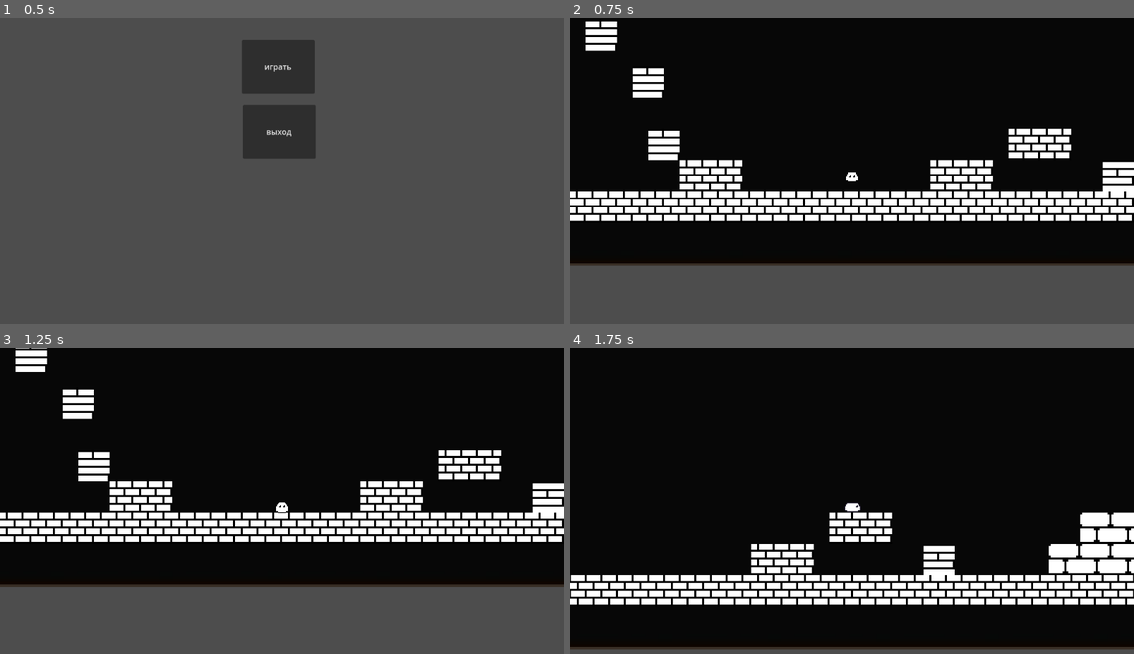
Above: before the commit, frames 1-4 (two rows, left to right).
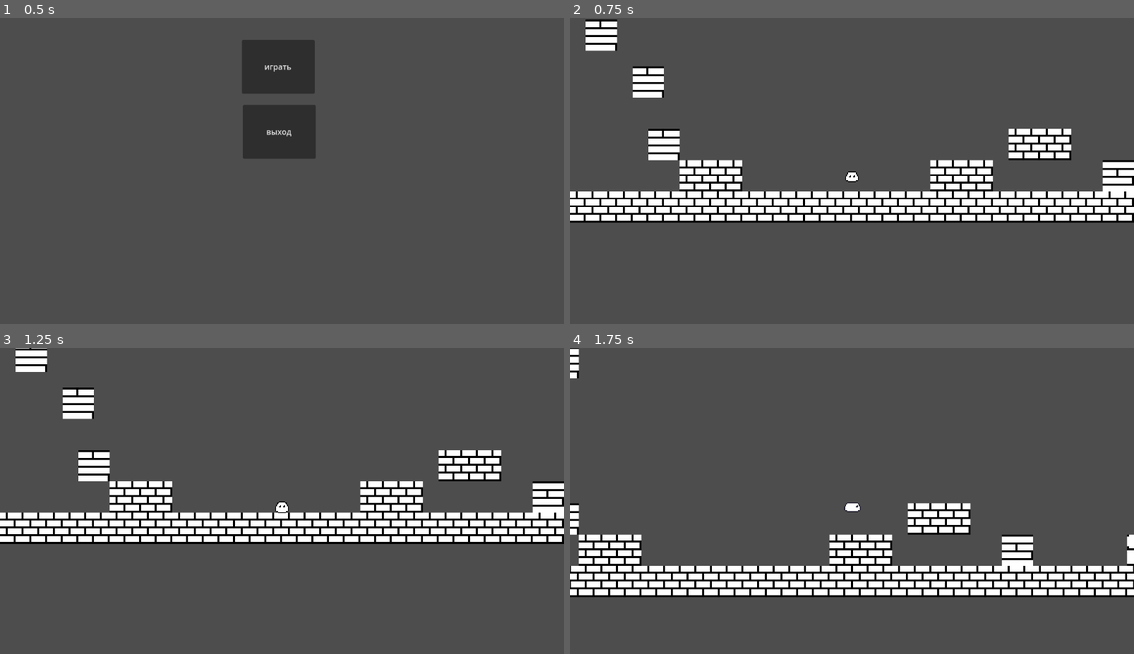
Above: after the commit, the same moments.

Repository: Praroditel/Proekt
Game: Godot game, scene res://control.tscn
Two runs of this game, one before a commit and one after it. Both use one fixed random seed, a clock stepped at 60 frames per second and the inputs below.
Inputs:
- Up to frame 1 (0.5 s): no input
- Up to frame 2 (0.75 s): click "играть" at 0.5 s
- Up to frame 3 (1.25 s): no input
- Up to frame 4 (1.75 s): tap Enter (ui_accept) at 1.25, 1.52 s; hold Right (ui_right) from 1.28 s (still down); hold Shift (shift) from 1.28 s (still down)

Frame 1 is identical in both runs. In frame 2, 65% of the frame differs, in the area x 0-100%, y 0-81%; in frame 3, 62%; in frame 4, 93%, in the area x 0-100%, y 0-99%.

Commit message:
Add files via upload

Diff:
--- a/да/Slime.tscn
+++ b/да/Slime.tscn
@@ -156,8 +156,3 @@
 position = Vector2(499, 224)
 sprite_frames = SubResource("SpriteFrames_4fnoy")
 animation = &"Влево ходьба"
-
-[node name="Timer" type="Timer" parent="."]
-wait_time = 2.47
-
-[connection signal="timeout" from="Timer" to="." method="_on_timer_timeout"]
--- a/да/character_body_2d.gd
+++ b/да/character_body_2d.gd
@@ -4,60 +4,39 @@
 const SPEED = 300.0
 const JUMP_VELOCITY = -350.0
 var anim2 = true
-var рывок = 20000
+var рывок = 2000
 var исп_рывок = true
 var rivok_direction = Vector2.ZERO
-var TIMER = false
 
-func _ready() -> void:
-	var TIMER2 = get_node("Timer")
-	TIMER2.timeout.connect(_on_timer_timeout)
+
+
 func _physics_process(delta: float) -> void:
 	if not is_on_floor():
 		velocity += get_gravity() * delta
 
-	var direction = Input.get_axis("ui_left", "ui_right")
+	var direction2 = Input.get_axis("ui_left", "ui_right")
+	if Input.is_action_pressed("ui_left"):
+		rivok_direction = Vector2.LEFT
+		velocity.x = direction2 * рывок
 
-
-
+	elif Input.is_action_pressed("ui_right"):
+		rivok_direction = Vector2.RIGHT
+		velocity.x = direction2 * рывок
 
 
 	if Input.is_action_just_pressed("ui_accept") and is_on_floor():
 		velocity.y = JUMP_VELOCITY
 
+
+	var direction := Input.get_axis("ui_left", "ui_right")
 	if direction:
 		velocity.x = direction * SPEED
 		anim.play("Ходьба")
 		anim2 = false
-		if direction == -1 and Input.is_action_pressed("shift") and исп_рывок == true:
-			rivok_direction = Vector2.LEFT
-			velocity.x = direction * рывок
-			исп_рывок = false
-			if TIMER == false:
-				$Timer.wait_time=1
-				$Timer.start()
-				TIMER = true
-			#if  исп_рывок == false:
-			#	get_tree().create_timer(2).timeout
-				#исп_рывок = true
-
-
-
-
-		if direction == 1 and Input.is_action_pressed("shift") and исп_рывок:
-			rivok_direction = Vector2.RIGHT
-			velocity.x = direction * рывок
-			исп_рывок = false
-			if TIMER == false:
-				$Timer.wait_time=3
-				$Timer.start()
-				TIMER = true
-			#await get_tree().create_timer(2).timeout
-			#исп_рывок = true
-
 	else:
 		velocity.x = move_toward(velocity.x, 0, SPEED)
 		anim2= true
+
 
 	if anim2:
 		anim.play("Стою")
@@ -65,15 +44,13 @@
 		$AnimatedSprite2D.flip_h = true
 	else:
 		$AnimatedSprite2D.flip_h = false
+	dach()
 	move_and_slide()
-func _on_timer_timeout() -> void:
-	if TIMER == true:
-	#	исп_рывок = true
-		print("GG")
+
+func dach():#рывок
+	if Input.is_action_just_pressed("shift") and исп_рывок :
+		velocity = rivok_direction.normalized() * 3000
+		исп_рывок = false
+		await get_tree().create_timer(2).timeout
+		print("5")
 		исп_рывок = true
-		TIMER = false
-
-
-	#if исп_рывок == false:
-	#	исп_рывок = true
-	#	print("GG")
--- a/да/node_2d.tscn
+++ b/да/node_2d.tscn
@@ -1,9 +1,8 @@
-[gd_scene load_steps=7 format=3 uid="uid://32h8438fgoq0"]
+[gd_scene load_steps=6 format=3 uid="uid://32h8438fgoq0"]
 
 [ext_resource type="Script" path="res://Mir.gd" id="1_o83cr"]
 [ext_resource type="Texture2D" uid="uid://5smd1wbwwtod" path="res://u+7kca.png" id="2_qt00n"]
 [ext_resource type="PackedScene" uid="uid://b3344ohd1675x" path="res://Slime.tscn" id="3_jder0"]
-[ext_resource type="Texture2D" uid="uid://ixj1ak18762o" path="res://1473685252276134903.jpg" id="4_2vo18"]
 
 [sub_resource type="TileSetAtlasSource" id="TileSetAtlasSource_hhrvt"]
 texture = ExtResource("2_qt00n")
@@ -7195,13 +7194,6 @@
 [node name="Node2D" type="Node2D"]
 script = ExtResource("1_o83cr")
 
-[node name="1473685252276134903" type="TextureRect" parent="."]
-offset_left = -1084.0
-offset_top = -589.0
-offset_right = 2251.0
-offset_bottom = 684.0
-texture = ExtResource("4_2vo18")
-
 [node name="TileMap" type="TileMap" parent="."]
 tile_set = SubResource("TileSet_sy27c")
 format = 2
@@ -7209,5 +7201,3 @@
 
 [node name="CharacterBody2D" parent="." instance=ExtResource("3_jder0")]
 position = Vector2(-179, 357)
-
-[node name="ParallaxBackground" type="ParallaxBackground" parent="."]
